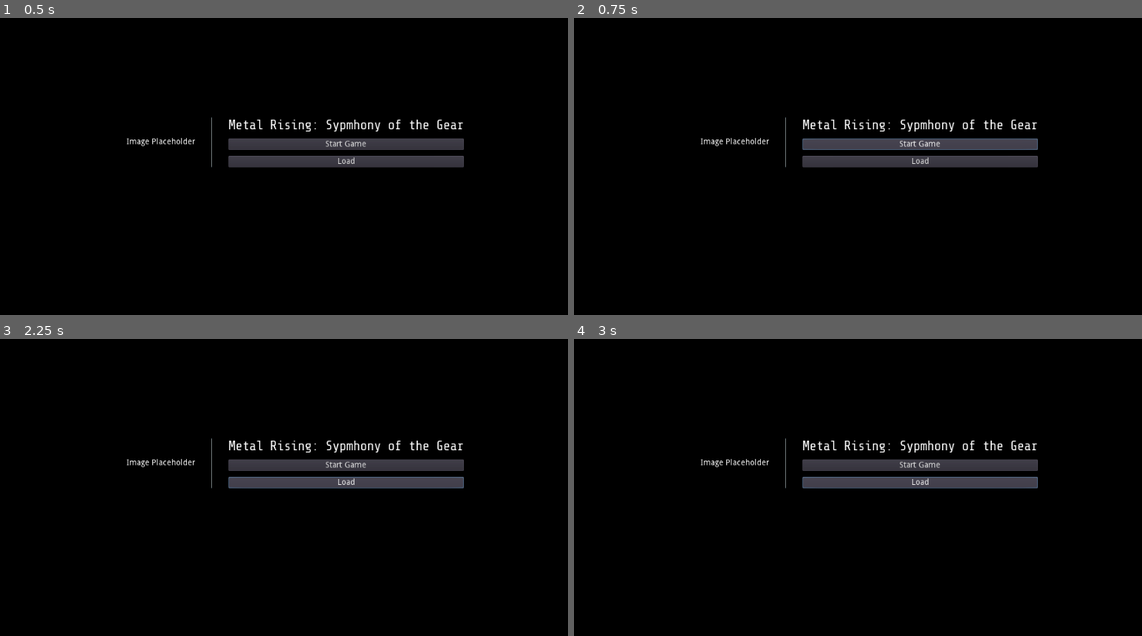
Above: before the commit, frames 1-4 (two rows, left to right).
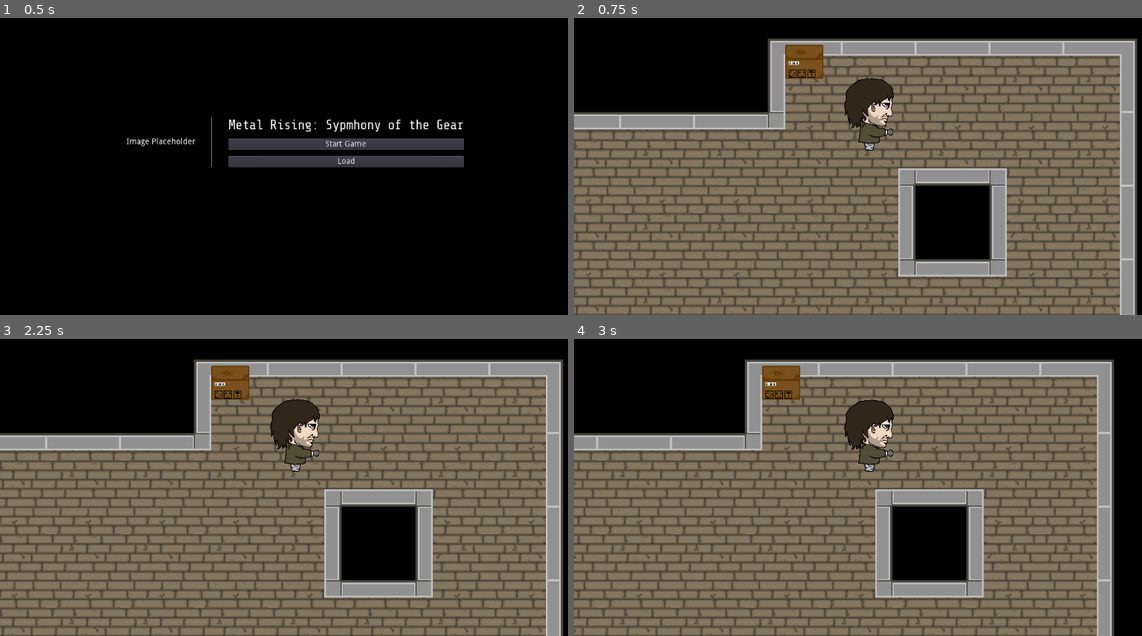
Above: after the commit, the same moments.

Repository: CalebBabin/mooncord-gamejam-2020
Game: Godot game, scene res://Main.tscn
Same seed, same stepped clock (60 frames per second), same inputs: the game is played once before the commit and once after it.
Inputs (mouse positions are in pixels of both pictures, inside the frame that each line leads up to):
- Up to frame 1 (0.5 s): no input
- Up to frame 2 (0.75 s): click "Start Game" at 0.5 s
- Up to frame 3 (2.25 s): click (346, 466) at 1.25 s, where only the run before the commit has a clickable "Start Game"; click (346, 481) at 2 s, where only the run before the commit has a clickable "Load"
- Up to frame 4 (3 s): hold Right (ui_right) from 2.78 s (still down)

Frame 1 is identical in both runs. In frame 2, 80% of the frame differs, in the area x 0-100%, y 6-100%; in frame 3, 80%; in frame 4, 77%.

Commit message:
add walking animations to the player

Diff:
--- a/scenes/MainMenu.tscn
+++ b/scenes/MainMenu.tscn
@@ -1,6 +1,7 @@
-[gd_scene load_steps=3 format=2]
+[gd_scene load_steps=4 format=2]
 
 [ext_resource path="res://assets/fonts/ShareTechMono-Regular.ttf" type="DynamicFontData" id=1]
+[ext_resource path="res://scripts/MainMenu.gd" type="Script" id=2]
 
 [sub_resource type="DynamicFont" id=1]
 size = 23
@@ -9,6 +10,7 @@
 [node name="Control" type="Control"]
 anchor_right = 1.0
 anchor_bottom = 1.0
+script = ExtResource( 2 )
 __meta__ = {
 "_edit_use_anchors_": false
 }
--- a/scenes/Player.tscn
+++ b/scenes/Player.tscn
@@ -1,30 +1,150 @@
-[gd_scene load_steps=7 format=2]
+[gd_scene load_steps=22 format=2]
 
-[ext_resource path="res://assets/img/pliskin_character_behind.png" type="Texture" id=1]
-[ext_resource path="res://assets/img/pliskin_turned_left.png" type="Texture" id=2]
-[ext_resource path="res://assets/img/pliskin_turned_right.png" type="Texture" id=3]
-[ext_resource path="res://assets/img/pliskin_character.png" type="Texture" id=4]
+[ext_resource path="res://assets/img/pliskin_walking_right.png" type="Texture" id=1]
+[ext_resource path="res://scripts/Player.gd" type="Script" id=5]
+[ext_resource path="res://assets/img/pliskin_walking_left.png" type="Texture" id=6]
 
-[sub_resource type="SpriteFrames" id=1]
+[sub_resource type="AtlasTexture" id=1]
+atlas = ExtResource( 6 )
+region = Rect2( 0, 0, 128, 128 )
+
+[sub_resource type="AtlasTexture" id=2]
+atlas = ExtResource( 6 )
+region = Rect2( 128, 0, 128, 128 )
+
+[sub_resource type="AtlasTexture" id=3]
+atlas = ExtResource( 6 )
+region = Rect2( 256, 0, 128, 128 )
+
+[sub_resource type="AtlasTexture" id=4]
+atlas = ExtResource( 6 )
+region = Rect2( 384, 0, 128, 128 )
+
+[sub_resource type="AtlasTexture" id=5]
+atlas = ExtResource( 6 )
+region = Rect2( 512, 0, 128, 128 )
+
+[sub_resource type="AtlasTexture" id=6]
+atlas = ExtResource( 6 )
+region = Rect2( 640, 0, 128, 128 )
+
+[sub_resource type="AtlasTexture" id=10]
+atlas = ExtResource( 1 )
+region = Rect2( 0, 0, 128, 128 )
+
+[sub_resource type="AtlasTexture" id=11]
+atlas = ExtResource( 1 )
+region = Rect2( 128, 0, 128, 128 )
+
+[sub_resource type="AtlasTexture" id=12]
+atlas = ExtResource( 1 )
+region = Rect2( 256, 0, 128, 128 )
+
+[sub_resource type="AtlasTexture" id=13]
+atlas = ExtResource( 1 )
+region = Rect2( 384, 0, 128, 128 )
+
+[sub_resource type="AtlasTexture" id=14]
+atlas = ExtResource( 1 )
+region = Rect2( 512, 0, 128, 128 )
+
+[sub_resource type="AtlasTexture" id=15]
+atlas = ExtResource( 1 )
+region = Rect2( 640, 0, 128, 128 )
+
+[sub_resource type="SpriteFrames" id=7]
 animations = [ {
-"frames": [ ExtResource( 4 ), ExtResource( 2 ), ExtResource( 1 ), ExtResource( 3 ) ],
+"frames": [ SubResource( 1 ), SubResource( 2 ), SubResource( 3 ), SubResource( 4 ), SubResource( 5 ), SubResource( 6 ), SubResource( 10 ), SubResource( 11 ), SubResource( 12 ), SubResource( 13 ), SubResource( 14 ), SubResource( 15 ) ],
 "loop": true,
 "name": "default",
 "speed": 5.0
 } ]
 
-[sub_resource type="CapsuleShape2D" id=2]
-radius = 17.0698
-height = 33.6073
+[sub_resource type="CapsuleShape2D" id=8]
+radius = 11.4554
+height = 9.71927
 
-[node name="Node2D" type="Node2D"]
+[sub_resource type="Animation" id=16]
+resource_name = "IdleLeft"
+length = 0.1
+tracks/0/type = "value"
+tracks/0/path = NodePath("AnimatedSprite:frame")
+tracks/0/interp = 1
+tracks/0/loop_wrap = true
+tracks/0/imported = false
+tracks/0/enabled = true
+tracks/0/keys = {
+"times": PoolRealArray( 0 ),
+"transitions": PoolRealArray( 1 ),
+"update": 1,
+"values": [ 1 ]
+}
 
-[node name="KinematicBody2D" type="KinematicBody2D" parent="."]
+[sub_resource type="Animation" id=17]
+resource_name = "IdleRight"
+length = 0.1
+tracks/0/type = "value"
+tracks/0/path = NodePath("AnimatedSprite:frame")
+tracks/0/interp = 1
+tracks/0/loop_wrap = true
+tracks/0/imported = false
+tracks/0/enabled = true
+tracks/0/keys = {
+"times": PoolRealArray( 0 ),
+"transitions": PoolRealArray( 1 ),
+"update": 1,
+"values": [ 10 ]
+}
 
-[node name="AnimatedSprite" type="AnimatedSprite" parent="KinematicBody2D"]
-position = Vector2( 0, -50 )
-frames = SubResource( 1 )
+[sub_resource type="Animation" id=9]
+resource_name = "WalkLeft"
+length = 0.6
+loop = true
+tracks/0/type = "value"
+tracks/0/path = NodePath("AnimatedSprite:frame")
+tracks/0/interp = 1
+tracks/0/loop_wrap = true
+tracks/0/imported = false
+tracks/0/enabled = true
+tracks/0/keys = {
+"times": PoolRealArray( 0, 0.1, 0.2, 0.3, 0.4, 0.5 ),
+"transitions": PoolRealArray( 1, 1, 1, 1, 1, 1 ),
+"update": 1,
+"values": [ 0, 1, 2, 3, 4, 5 ]
+}
 
-[node name="CollisionShape2D" type="CollisionShape2D" parent="KinematicBody2D"]
+[sub_resource type="Animation" id=18]
+resource_name = "WalkRight"
+length = 0.6
+loop = true
+tracks/0/type = "value"
+tracks/0/path = NodePath("AnimatedSprite:frame")
+tracks/0/interp = 1
+tracks/0/loop_wrap = true
+tracks/0/imported = false
+tracks/0/enabled = true
+tracks/0/keys = {
+"times": PoolRealArray( 0, 0.1, 0.2, 0.3, 0.4, 0.5 ),
+"transitions": PoolRealArray( 1, 1, 1, 1, 1, 1 ),
+"update": 1,
+"values": [ 6, 7, 8, 9, 10, 11 ]
+}
+
+[node name="KinematicBody2D" type="KinematicBody2D"]
+script = ExtResource( 5 )
+
+[node name="AnimatedSprite" type="AnimatedSprite" parent="."]
+frames = SubResource( 7 )
+frame = 10
+offset = Vector2( 0, -50 )
+
+[node name="CollisionShape2D" type="CollisionShape2D" parent="."]
+position = Vector2( -0.220367, 3.63604 )
 rotation = 1.5708
-shape = SubResource( 2 )
+shape = SubResource( 8 )
+
+[node name="AnimationPlayer" type="AnimationPlayer" parent="."]
+anims/IdleLeft = SubResource( 16 )
+anims/IdleRight = SubResource( 17 )
+anims/WalkLeft = SubResource( 9 )
+anims/WalkRight = SubResource( 18 )
--- a/scenes/Test.tscn
+++ b/scenes/Test.tscn
@@ -7,6 +7,42 @@
 [ext_resource path="res://scenes/Player.tscn" type="PackedScene" id=5]
 [ext_resource path="res://assets/img/CUM_JAR.png" type="Texture" id=6]
 [ext_resource path="res://assets/img/cardboard_boxerino.png" type="Texture" id=7]
+
+[sub_resource type="ConvexPolygonShape2D" id=3]
+points = PoolVector2Array( 0, 96, 32, 96, 32, 128, 0, 128 )
+
+[sub_resource type="ConvexPolygonShape2D" id=4]
+points = PoolVector2Array( 0, 0, 32, 0, 32, 32, 0, 32 )
+
+[sub_resource type="ConvexPolygonShape2D" id=5]
+points = PoolVector2Array( 128, 128, 96, 128, 96, 96, 128, 96 )
+
+[sub_resource type="ConvexPolygonShape2D" id=6]
+points = PoolVector2Array( 128, 32, 96, 32, 96, 0, 128, 0 )
+
+[sub_resource type="ConvexPolygonShape2D" id=7]
+points = PoolVector2Array( 128, 32, 0, 32, 0, 0, 128, 0 )
+
+[sub_resource type="ConvexPolygonShape2D" id=8]
+points = PoolVector2Array( 0, 0, 32, 0, 32, 128, 0, 128 )
+
+[sub_resource type="ConvexPolygonShape2D" id=9]
+points = PoolVector2Array( 128, 128, 0, 128, 0, 96, 128, 96 )
+
+[sub_resource type="ConvexPolygonShape2D" id=10]
+points = PoolVector2Array( 32, 0, 32, 96, 128, 96, 128, 128, 0, 128, 0, 0 )
+
+[sub_resource type="ConvexPolygonShape2D" id=11]
+points = PoolVector2Array( 128, 128, 96, 128, 96, 0, 128, 0 )
+
+[sub_resource type="ConvexPolygonShape2D" id=12]
+points = PoolVector2Array( 0, 128, 0, 0, 128, 0, 128, 32, 32, 32, 32, 128 )
+
+[sub_resource type="ConvexPolygonShape2D" id=13]
+points = PoolVector2Array( 0, 0, 128, 0, 128, 128, 96, 128, 96, 32, 0, 32 )
+
+[sub_resource type="ConvexPolygonShape2D" id=14]
+points = PoolVector2Array( 128, 0, 128, 128, 0, 128, 0, 96, 96, 96, 96, 0 )
 
 [sub_resource type="TileSet" id=1]
 0/name = "Base Autotile"
@@ -28,9 +64,82 @@
 0/navigation_offset = Vector2( 0, 0 )
 0/shape_offset = Vector2( 0, 0 )
 0/shape_transform = Transform2D( 1, 0, 0, 1, 0, 0 )
+0/shape = SubResource( 3 )
 0/shape_one_way = false
-0/shape_one_way_margin = 0.0
-0/shapes = [  ]
+0/shape_one_way_margin = 1.0
+0/shapes = [ {
+"autotile_coord": Vector2( 1, 0 ),
+"one_way": false,
+"one_way_margin": 1.0,
+"shape": SubResource( 3 ),
+"shape_transform": Transform2D( 1, 0, 0, 1, 0, 0 )
+}, {
+"autotile_coord": Vector2( 1, 1 ),
+"one_way": false,
+"one_way_margin": 1.0,
+"shape": SubResource( 4 ),
+"shape_transform": Transform2D( 1, 0, 0, 1, 0, 0 )
+}, {
+"autotile_coord": Vector2( 0, 0 ),
+"one_way": false,
+"one_way_margin": 1.0,
+"shape": SubResource( 5 ),
+"shape_transform": Transform2D( 1, 0, 0, 1, 0, 0 )
+}, {
+"autotile_coord": Vector2( 0, 1 ),
+"one_way": false,
+"one_way_margin": 1.0,
+"shape": SubResource( 6 ),
+"shape_transform": Transform2D( 1, 0, 0, 1, 0, 0 )
+}, {
+"autotile_coord": Vector2( 2, 1 ),
+"one_way": false,
+"one_way_margin": 1.0,
+"shape": SubResource( 7 ),
+"shape_transform": Transform2D( 1, 0, 0, 1, 0, 0 )
+}, {
+"autotile_coord": Vector2( 2, 0 ),
+"one_way": false,
+"one_way_margin": 1.0,
+"shape": SubResource( 8 ),
+"shape_transform": Transform2D( 1, 0, 0, 1, 0, 0 )
+}, {
+"autotile_coord": Vector2( 3, 1 ),
+"one_way": false,
+"one_way_margin": 1.0,
+"shape": SubResource( 9 ),
+"shape_transform": Transform2D( 1, 0, 0, 1, 0, 0 )
+}, {
+"autotile_coord": Vector2( 4, 1 ),
+"one_way": false,
+"one_way_margin": 1.0,
+"shape": SubResource( 10 ),
+"shape_transform": Transform2D( 1, 0, 0, 1, 0, 0 )
+}, {
+"autotile_coord": Vector2( 3, 0 ),
+"one_way": false,
+"one_way_margin": 1.0,
+"shape": SubResource( 11 ),
+"shape_transform": Transform2D( 1, 0, 0, 1, 0, 0 )
+}, {
+"autotile_coord": Vector2( 4, 0 ),
+"one_way": false,
+"one_way_margin": 1.0,
+"shape": SubResource( 12 ),
+"shape_transform": Transform2D( 1, 0, 0, 1, 0, 0 )
+}, {
+"autotile_coord": Vector2( 5, 0 ),
+"one_way": false,
+"one_way_margin": 1.0,
+"shape": SubResource( 13 ),
+"shape_transform": Transform2D( 1, 0, 0, 1, 0, 0 )
+}, {
+"autotile_coord": Vector2( 5, 1 ),
+"one_way": false,
+"one_way_margin": 1.0,
+"shape": SubResource( 14 ),
+"shape_transform": Transform2D( 1, 0, 0, 1, 0, 0 )
+} ]
 0/z_index = 0
 
 [sub_resource type="SpriteFrames" id=2]
--- a/scripts/Main.gd
+++ b/scripts/Main.gd
@@ -20,10 +20,9 @@
 func _on_start_game(_level:int) -> void:
 	remove_current_scene()
 
-	var GameplayAndUIScene:PackedScene = preload("res://scenes/test.tscn")
+	var GameplayAndUIScene:PackedScene = preload("res://scenes/Test.tscn")
 	var gameplay_and_ui_scene:Node = GameplayAndUIScene.instance()
 	add_child(gameplay_and_ui_scene)
-	gameplay_and_ui_scene.init()
 
 func _on_game_over():
 	remove_current_scene()
--- /dev/null
+++ b/scripts/MainMenu.gd
@@ -0,0 +1,19 @@
+extends Control
+
+onready var start_game_button:Button = $CenterContainer/GridContainer/CenterContainer2/GridContainer/StartButton
+
+
+signal start_game(level)
+
+func start_game() -> void:
+	emit_signal("start_game", 1)
+
+
+# Called when the node enters the scene tree for the first time.
+func _ready():
+	start_game_button.connect("pressed", self, "start_game")
+
+
+# Called every frame. 'delta' is the elapsed time since the previous frame.
+#func _process(delta):
+#	pass
--- /dev/null
+++ b/scripts/Player.gd
@@ -0,0 +1,61 @@
+extends KinematicBody2D
+
+
+# Declare member variables here. Examples:
+# var a = 2
+# var b = "text"
+var velocity:Vector2
+var lastX:float = 1
+var lastVelocity:Vector2
+var camera:Camera2D
+const maxSpeed = 200
+
+onready var animationPlayer = $AnimationPlayer
+
+# Called when the node enters the scene tree for the first time.
+func _ready():
+	setup_camera()
+
+func setup_camera() -> void:
+	camera = Camera2D.new()
+	camera.name = "Camera2D"
+	camera.current = true
+	add_child(camera)
+
+func _unhandled_input(_event:InputEvent):
+	if velocity != Vector2.ZERO:
+		lastVelocity = velocity
+
+	velocity = Vector2()
+
+	if Input.is_action_pressed("ui_right"):
+		velocity.x += 1
+	if Input.is_action_pressed("ui_left"):
+		velocity.x -= 1
+	if Input.is_action_pressed("ui_down"):
+		velocity.y += 1
+	if Input.is_action_pressed("ui_up"):
+		velocity.y -= 1
+	velocity = velocity.normalized()
+
+
+
+func _physics_process(_delta:float):
+	var _ignored = self.move_and_slide(velocity*maxSpeed)
+	if velocity != Vector2.ZERO:
+		if velocity.y != 0:
+			if lastX > 0:
+				animationPlayer.play("WalkRight")
+			if lastX < 0:
+				animationPlayer.play("WalkLeft")
+		if velocity.x > 0:
+			animationPlayer.play("WalkRight")
+			lastX = velocity.x
+		if velocity.x < 0:
+			animationPlayer.play("WalkLeft")
+			lastX = velocity.x
+	else:
+		if lastX > 0:
+			animationPlayer.play("IdleRight")
+		if lastX < 0:
+			animationPlayer.play("IdleLeft")
Binary file added: assets/img/pliskin_walking_left.png
Not shown, added: assets/img/pliskin_walking_left.png.import
Binary file added: assets/img/pliskin_walking_right.png
Not shown, added: assets/img/pliskin_walking_right.png.import
Not shown: 1 places in scenes/Test.tscn that only renumber resources
